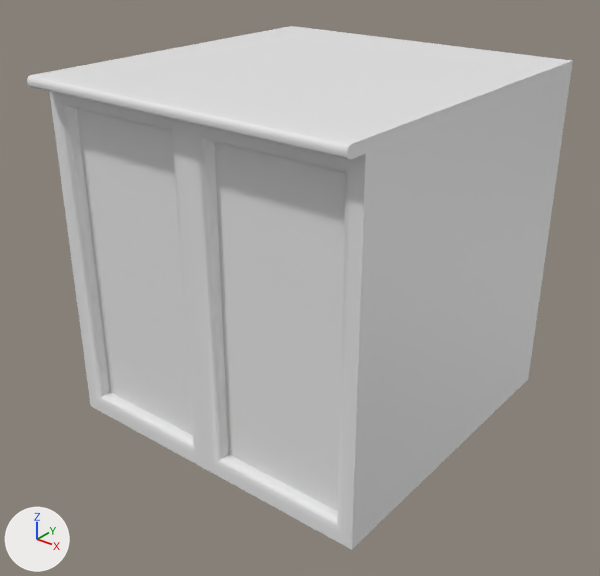
One commit to the FBX model _ART/Models/Kitchen/SM_Counter_01.fbx: the scene before it, then after it.
Camera for both pictures: a camera (50 mm lens) standing at (1.231, -1.644, 1.314) and looking at (0.008, -0.115, 0.366). The lights are fixed; the arrows at lower left show +X, +Y and +Z. Where no turn or scale is listed for an object, it has been applied to the vertices.

The first picture shows 'Counter'.
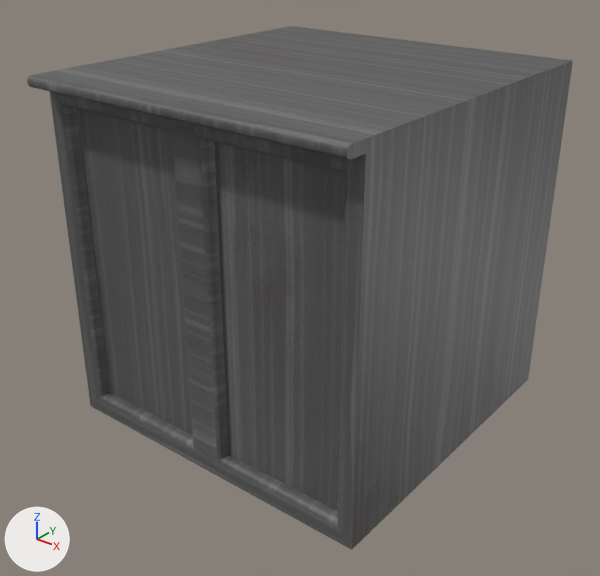
Changed parts and their boxes (x1, y1, x2, y2) in the pictures (600 x 576 px):
'Counter', recoloured
    both: (27, 26, 573, 550)

The change in detail:
Picture 'T_FineWood_D.jpg' (img_t_finewood_d_jpg) is new.
Material 'Wood' (mat_wood) is new.
Its texture is img_t_finewood_d_jpg.
me_cube_026 has 82 vertices, 74 faces and spans x -0.448..0.448, y -0.539..0.413, z 0.0..0.923.
me_cube_026 now uses material mat_wood (picture img_t_finewood_d_jpg).
